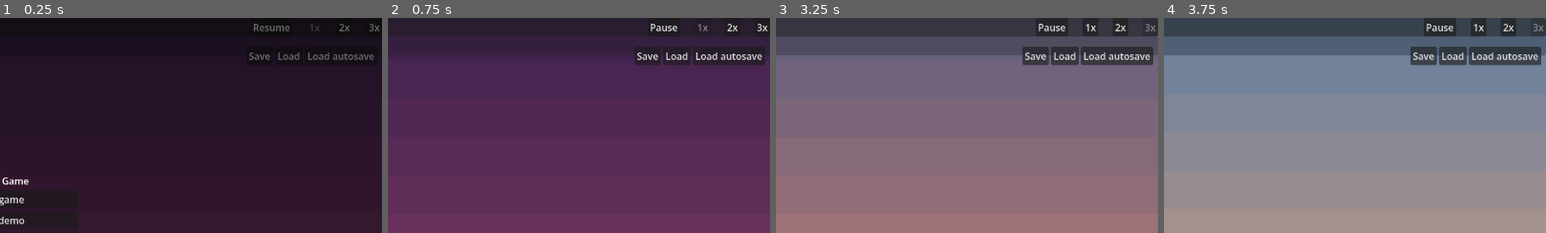
Above: before the commit, frames 1-4 (left to right).
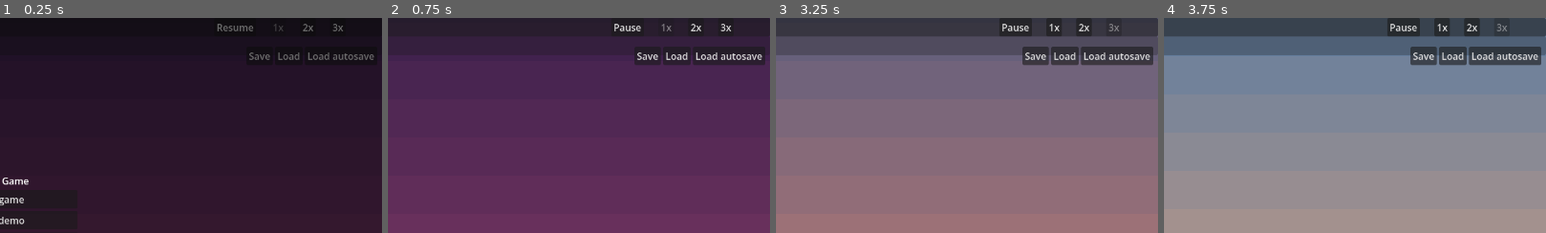
Above: after the commit, the same moments.

Repository: evidencelacking/TowerGame
Game: Godot game, scene res://scenes/main.tscn
The game is run twice, just before and just after one commit, with the same random seed, the same clock (stepped at 60 frames per second) and the same inputs.
Inputs (mouse positions are % of the whole screen's width and height, from its top left):
- Up to frame 1 (0.25 s): no input
- Up to frame 2 (0.75 s): click "New game" at 0.5 s
- Up to frame 3 (3.25 s): click "2x" at 1.25 s; click "1x" at 2 s; click "3x" at 2.75 s
- Up to frame 4 (3.75 s): tap Enter at 3.5 s; move the mouse to (45, 70) at 3.52 s; hold Up (ui_up) from 3.53 s (still down); tap N at 3.6 s; click (45, 70) at 3.67 s
The pictures show only the part of the screen within x 50-100%, y 0-50%; the shares and areas given below are measured in that part.

The runs differ from the first frame. In frame 1, 0.5% of the frame differs, in the area x 57-100%, y 2-7%; in frame 2, 0.5%; in frame 3, 0.5%; in frame 4, 1.7%, in the area x 58-100%, y 0-9%.

Commit message:
Steady the HUD Slow label: hysteresis in SimDriver, reserved label space (refs #436)
Co-Authored-By: Claude Sonnet 5.5 <noreply@anthropic.com>

Diff:
--- a/scenes/hud.tscn
+++ b/scenes/hud.tscn
@@ -75,9 +75,9 @@
 
 [node name="SlowLabel" type="Label" parent="Bar/Row"]
 unique_name_in_owner = true
-visible = false
+modulate = Color(1, 1, 1, 0)
 layout_mode = 2
 text = "Slow"
 tooltip_text = "The tower is too heavy to run at full speed, so the game is dropping ticks."
-mouse_filter = 0
+mouse_filter = 2
 theme_override_colors/font_color = Color(1, 0.8, 0.3, 1)
--- a/scripts/view/hud.gd
+++ b/scripts/view/hud.gd
@@ -109,7 +109,10 @@
 	var needs := format_demands(_driver.tower.demands)
 	_demands.text = needs
 	_demands.visible = needs != ""
-	_slow.visible = _driver.running_slow()
+	# The label always takes its space (toggling visible would reflow the speed buttons); only its alpha changes.
+	var slow := _driver.running_slow()
+	_slow.modulate.a = 1.0 if slow else 0.0
+	_slow.mouse_filter = Control.MOUSE_FILTER_STOP if slow else Control.MOUSE_FILTER_IGNORE
 	_pause.text = "Resume" if _driver.paused else "Pause"
 	for i in _speed_buttons.size():
 		_speed_buttons[i].disabled = i == _driver.speed_index
--- a/scripts/view/sim_driver.gd
+++ b/scripts/view/sim_driver.gd
@@ -22,11 +22,22 @@
 var budget_usec: int = FRAME_BUDGET_USEC
 
 var _accumulator: float = 0.0
+var _dropping: bool = false
 var _slow: bool = false
+var _drop_score: float = 0.0  ## Seconds of net dropping, 0..SLOW_HOLD_SECONDS; drop frames add their delta, clean frames subtract it.
+var _calm_time: float = 0.0  ## Seconds since the last dropped frame.
+
+const SLOW_HOLD_SECONDS := 1.0  ## Dropping this long turns the slow flag on; this long without a drop turns it off.
 
 
-## True when the last frame dropped sim time because of the tick cap or the time budget (the game is running slower
-## than the selected speed).
+## True when the last frame dropped sim time because of the tick cap or the time budget. Flips frame to frame, so
+## the HUD uses running_slow() instead.
+func dropping_now() -> bool:
+	return _dropping
+
+
+## True once dropping has gone on for about a second, until about a second passes with no drops. Measured by the
+## frame deltas, not the clock, so it is steady enough to show in the HUD.
 func running_slow() -> bool:
 	return _slow
 
@@ -38,7 +49,10 @@
 ## Steps the sim for delta real seconds. Returns the number of ticks run.
 func run_frame(delta: float) -> int:
 	if paused:
+		_dropping = false
 		_slow = false
+		_drop_score = 0.0
+		_calm_time = 0.0
 		return 0
 	_accumulator += delta * BASE_TICKS_PER_SECOND * SPEEDS[speed_index]
 	var due := int(_accumulator)
@@ -53,9 +67,24 @@
 		if budget_usec >= 0 and Time.get_ticks_usec() - started >= budget_usec:
 			break
 	# Debt the frame could not pay is dropped, not carried, so a slow frame never snowballs into the next.
-	_slow = run < due
+	_dropping = run < due
+	_update_slow(delta)
 	_accumulator = _accumulator - run if run == due else 0.0
 	return run
+
+
+func _update_slow(delta: float) -> void:
+	if _dropping:
+		_calm_time = 0.0
+		_drop_score = minf(_drop_score + delta, SLOW_HOLD_SECONDS)
+		if _drop_score >= SLOW_HOLD_SECONDS:
+			_slow = true
+	else:
+		_calm_time += delta
+		_drop_score = maxf(_drop_score - delta, 0.0)
+		if _slow and _calm_time >= SLOW_HOLD_SECONDS:
+			_slow = false
+			_drop_score = 0.0
 
 
 func set_paused(value: bool) -> void:
--- a/tests/test_driver.gd
+++ b/tests/test_driver.gd
@@ -14,14 +14,68 @@
 	check.call(d.run_frame(10.0) == 0 and d.tower.tick == before, "driver: paused runs no ticks")
 	d.set_paused(false)
 	d.budget_usec = -1  # no clock in the tests
-	check.call(d.run_frame(10.0) == Driver.MAX_TICKS_PER_FRAME and d.running_slow(), "driver: a stall is capped and flagged slow")
+	check.call(d.run_frame(10.0) == Driver.MAX_TICKS_PER_FRAME and d.dropping_now(), "driver: a stall is capped and flagged dropping")
 	check.call(Driver.MAX_TICKS_PER_FRAME <= 4 and d.run_frame(10.0) <= Driver.MAX_TICKS_PER_FRAME, "driver: a huge delta runs at most the cap")
-	check.call(d.run_frame(1.0 / 80.0) == 1 and not d.running_slow(), "driver: keeping up clears the slow flag")
+	check.call(d.run_frame(1.0 / 80.0) == 1 and not d.dropping_now(), "driver: keeping up clears the dropping flag")
 	d.budget_usec = 0  # spent at once: still one tick, and the rest of the debt is dropped
 	var t0: int = d.tower.tick
-	check.call(d.run_frame(10.0) == 1 and d.tower.tick == t0 + 1 and d.running_slow(), "driver: a spent budget still runs one tick")
+	check.call(d.run_frame(10.0) == 1 and d.tower.tick == t0 + 1 and d.dropping_now(), "driver: a spent budget still runs one tick")
 	check.call(d.run_frame(0.0) == 0, "driver: dropped debt is not carried")
 	d.budget_usec = -1
 	d.set_speed(99)
 	check.call(d.speed_index == 2, "driver: speed index is clamped")
 	d.free()
+	_slow_label_tests(check)
+
+
+## Slow flag hysteresis (#436). Speed 3x at 1/30 s gives 3 ticks due, so a cap of 1 drops and a cap of 4 does not.
+static func _slow_label_tests(check: Callable) -> void:
+	var dt := 1.0 / 30.0
+	var d := Driver.new()
+	d.budget_usec = -1
+	d.set_speed(2)
+	# (a) alternating slow and fast frames never toggle the label.
+	var toggles := 0
+	var last := d.running_slow()
+	for i in 240:
+		d.max_ticks_per_frame = 1 if i % 2 == 0 else 4
+		d.run_frame(dt)
+		if d.running_slow() != last:
+			toggles += 1
+			last = d.running_slow()
+	check.call(toggles == 0 and not d.running_slow(), "driver: alternating slow and fast frames leave the slow flag steady")
+	# (b) sustained dropping turns it on, and only after about a second; sustained recovery turns it off.
+	d.max_ticks_per_frame = 1
+	for i in 15:
+		d.run_frame(dt)
+	check.call(d.dropping_now() and not d.running_slow(), "driver: half a second of drops is not yet slow")
+	for i in 25:
+		d.run_frame(dt)
+	check.call(d.running_slow(), "driver: over a second of drops turns slow on")
+	d.max_ticks_per_frame = 4
+	for i in 20:
+		d.run_frame(dt)
+	check.call(d.running_slow() and not d.dropping_now(), "driver: slow stays on until a second without drops")
+	for i in 15:
+		d.run_frame(dt)
+	check.call(not d.running_slow(), "driver: a second without drops turns slow off")
+	# While on, alternating frames keep it on without toggling.
+	d.max_ticks_per_frame = 1
+	for i in 40:
+		d.run_frame(dt)
+	toggles = 0
+	for i in 240:
+		d.max_ticks_per_frame = 1 if i % 2 == 0 else 4
+		d.run_frame(dt)
+		if not d.running_slow():
+			toggles += 1
+	check.call(toggles == 0, "driver: slow stays on through alternating frames")
+	# (c) pausing clears it.
+	d.set_paused(true)
+	d.run_frame(dt)
+	check.call(not d.running_slow() and not d.dropping_now(), "driver: pausing clears the slow flag")
+	d.set_paused(false)
+	d.max_ticks_per_frame = 1
+	d.run_frame(dt)
+	check.call(not d.running_slow(), "driver: slow starts over after a pause")
+	d.free()
